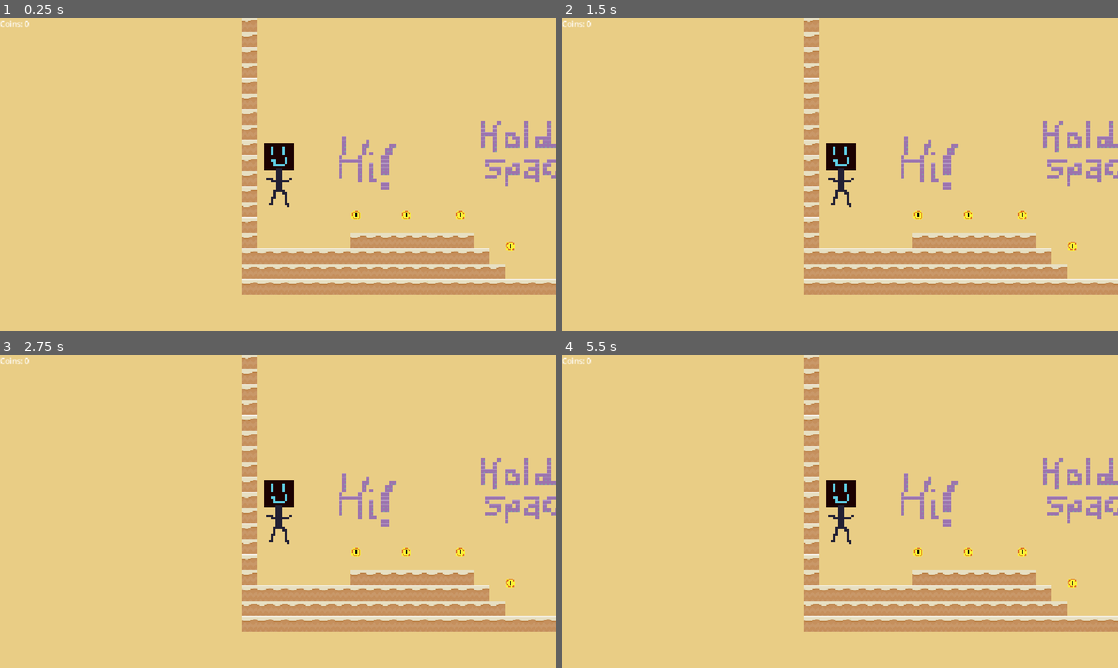
Above: before the commit, frames 1-4 (two rows, left to right).
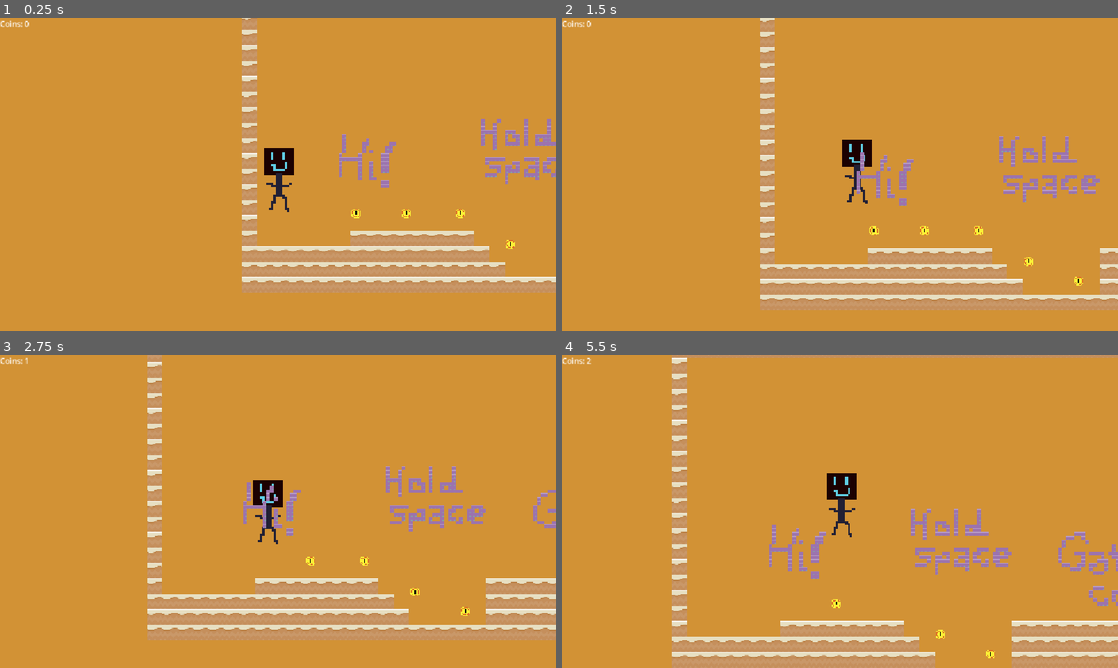
Above: after the commit, the same moments.

Repository: Reprogram2911/BouncyCastle
Game: Godot game, scene res://main.tscn
Same seed, same stepped clock (60 frames per second), same inputs: the game is played once before the commit and once after it.
Inputs:
- Up to frame 1 (0.25 s): no input
- Up to frame 2 (1.5 s): tap Enter (ui_accept) at 0.5, 0.77 s; hold Right (ui_right) from 0.53 s (still down); tap R at 0.6, 1.35 s
- Up to frame 3 (2.75 s): tap Enter (ui_accept) at 1.52 s; release Right (ui_right) at 2.03 s; hold Left (ui_left) from 2.03 s (still down); tap R at 2.1 s
- Up to frame 4 (5.5 s): release Left (ui_left) at 2.78 s; hold Right (ui_right) 2.78-4.28 s; tap R every 0.75 s from 2.85 to 5.1 s; tap Enter (ui_accept) at 3.02, 3.77, 4.52 s; hold Left (ui_left) 4.28-5.03 s; hold Right (ui_right) from 5.03 s (still down)

The runs differ from the first frame. In frame 1, 92% of the frame differs, in the area x 0-100%, y 0-100%; in frame 2, 95%; in frame 3, 97%; in frame 4, 99%.

Commit message:
final final

Diff:
--- a/kill_zone.gd
+++ b/kill_zone.gd
@@ -1,10 +1,9 @@
 class_name KillZone
 extends Area2D
-
 
 func _ready() -> void:
 	body_entered.connect(_on_body_entered)
 
-
-func _on_body_entered(_body: Node2D) -> void:
-	get_tree().reload_current_scene.call_deferred()
+func _on_body_entered(body: Node2D) -> void:
+	if body is CharacterBody2D:
+		get_tree().reload_current_scene.call_deferred()
--- a/project.godot
+++ b/project.godot
@@ -33,4 +33,4 @@
 rendering_device/driver.windows="d3d12"
 renderer/rendering_method="gl_compatibility"
 renderer/rendering_method.mobile="gl_compatibility"
-environment/defaults/default_clear_color=Color(0.9138583, 0.80338776, 0.52024287, 1)
+environment/defaults/default_clear_color=Color(0.8242515, 0.5726084, 0.20770901, 1)
